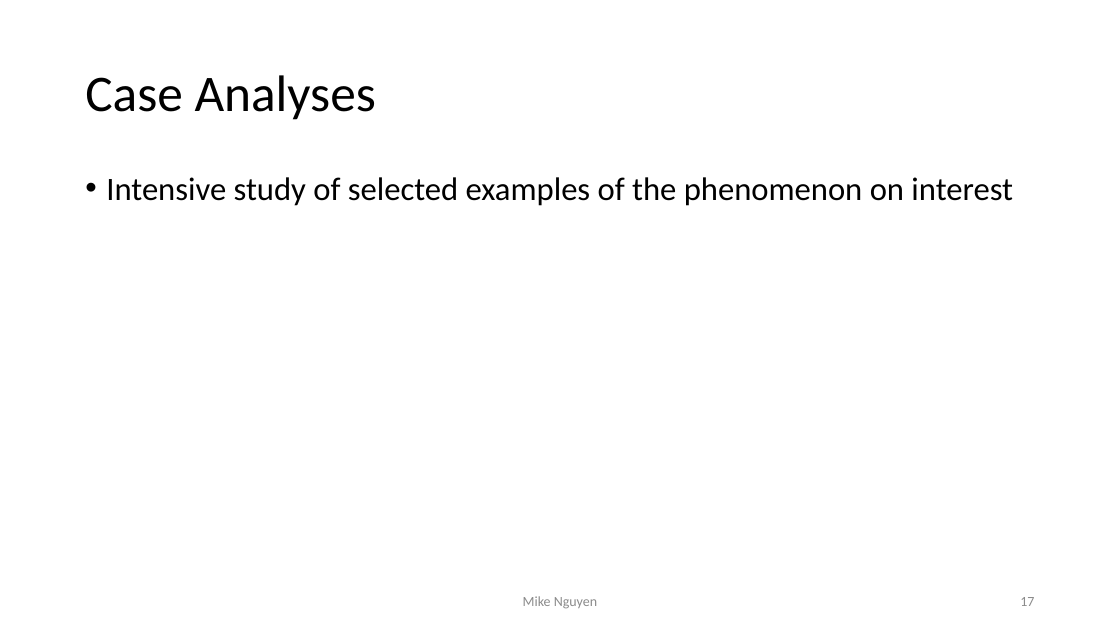
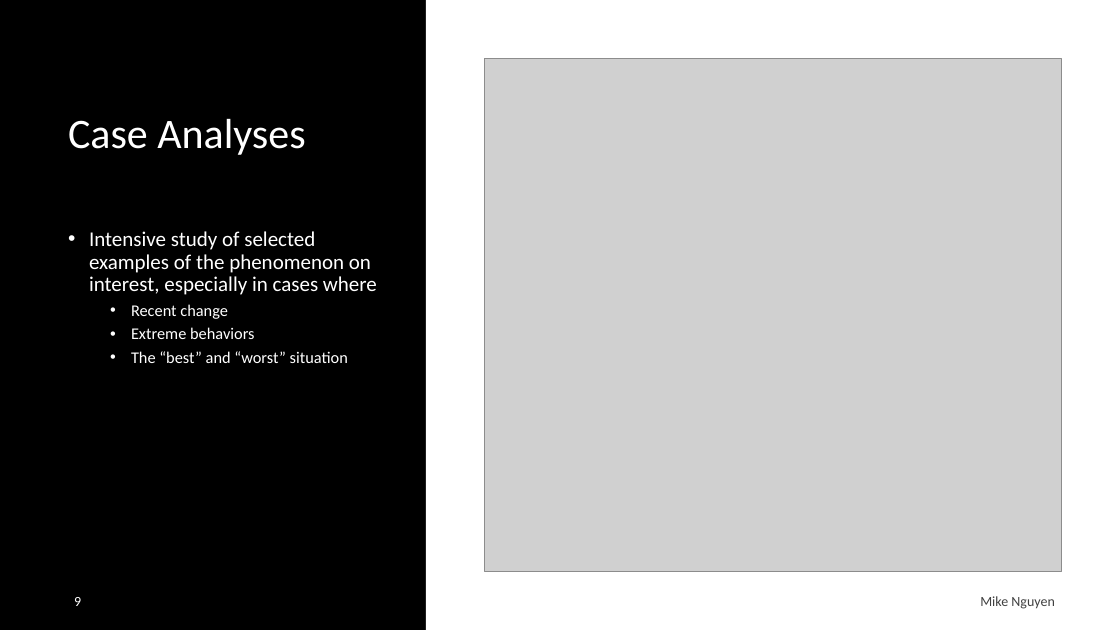
Before and after one commit to mikenguyen13/mar4050, a slide deck: slide 9 of lectures/2/2_Research Design.pptx (slide 17 before the commit). Drawn at 1120x630 pixels with LibreOffice and Linux fonts; fonts in the diff are those of the drawing; grey boxes stand for pictures. Boxes give left, top, right and bottom in pixels: in the first picture for what was removed or moved away, otherwise in the second. Text is boxed around its words. In the diff, an @@ line names an element or a change of style, - is before the commit and + after.

```diff
--- a/lectures/2/2_Research Design.pptx
+++ b/lectures/2/2_Research Design.pptx
@@ background #FFFFFF to #000000 @@
@@ rectangle added at <box>426,0,1120,630</box>, fill #FFFFFF @@
@@ title "Case Analyses": place and size @@
-title "Case Analyses" at <box>85,75,376,120</box>
+title "Case Analyses" at <box>68,119,305,155</box>
@@ title "Case Analyses" at <box>68,119,305,155</box>: size 44 to 36 pt, text colour #000000 to #FFFFFF @@
@@ picture added at <box>485,59,1061,571</box> @@
@@ text at <box>89,231,377,363</box>: text changed; size 28 to 18 pt; text colour #000000 to #FFFFFF @@
-• Intensive study of selected examples of the phenomenon on interest
+• Intensive study of selected examples of the phenomenon on interest, especially in cases where
+  • Recent change
+  • Extreme behaviors
+  • The “best” and “worst” situation
@@ page number added at <box>74,597,81,606</box>, 12 pt, text #FFFFFF @@
+9
@@ text "Mike Nguyen": place and size @@
-text "Mike Nguyen" at <box>523,596,597,609</box>
+text "Mike Nguyen" at <box>980,596,1054,609</box>
@@ text "Mike Nguyen" at <box>980,596,1054,609</box>: text colour #8C8C8C to #404040; alignment centre to right; more space between paragraphs @@
@@ page number removed at <box>1020,597,1034,606</box> @@
-17
```
Also in this commit, not shown: 17 other slides changed, 9 slides added, 19 slides removed, 2 other files.
